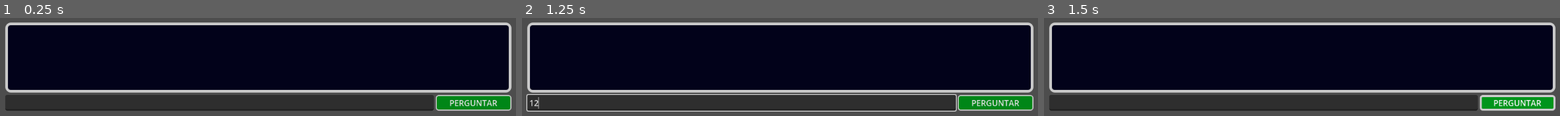
Above: before the commit, frames 1-3 (left to right).
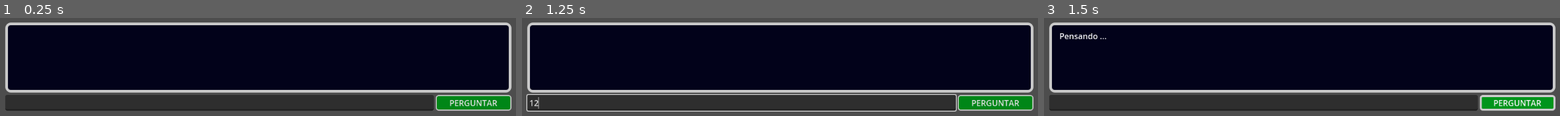
Above: after the commit, the same moments.

Repository: Cafeko/CIN0055-TMI_projeto_individual
Game: Godot game, scene res://Scenes/main.tscn
Same seed, same stepped clock (60 frames per second), same inputs: the game is played once before the commit and once after it.
Inputs (mouse positions are in pixels of both pictures, inside the frame that each line leads up to):
- Up to frame 1 (0.25 s): no input
- Up to frame 2 (1.25 s): click (743, 103) at 0.52 s; type "12" at 0.6 s
- Up to frame 3 (1.5 s): click "PERGUNTAR" at 1.25 s

Frames 1-2 are identical in both runs. In frame 3, 0.3% of the frame differs, in the area x 3-13%, y 15-22%.
Error before the commit: Invalid assignment of property or key 'text' with value of type 'String' on a base object of type 'Nil'. (res://Assets/dialog_box.gd:20)
Error after the commit: Invalid access to property or key 'urls' on a base object of type 'Nil'. (res://Assets/npc_inteligente.gd:77)

Commit message:
NPC_Inteligente - Memoria
Adiciona uma lista de mensagens para guardar o contexto da conversa, lista tem um tamanho limite de mensagens que ele consegue guardar, se passa do limite a pergunta e resposta mais antiga é apagada.

Diff:
--- a/dialogo-npc-inteligente/Assets/dialog_box.tscn
+++ b/dialogo-npc-inteligente/Assets/dialog_box.tscn
@@ -54,7 +54,7 @@
 
 [sub_resource type="StyleBoxEmpty" id="StyleBoxEmpty_coq2e"]
 
-[node name="Dialog_Box" type="Control" node_paths=PackedStringArray("npc_dialog", "player_message")]
+[node name="Dialog_Box" type="Control" node_paths=PackedStringArray("npc_dialog_text_box", "player_message")]
 layout_mode = 3
 anchors_preset = 15
 anchor_right = 1.0
@@ -62,7 +62,7 @@
 grow_horizontal = 2
 grow_vertical = 2
 script = ExtResource("1_cg2eo")
-npc_dialog = NodePath("VBoxContainer/TextBox")
+npc_dialog_text_box = NodePath("VBoxContainer/TextBox")
 player_message = NodePath("VBoxContainer/HBoxContainer/LineEdit")
 
 [node name="VBoxContainer" type="VBoxContainer" parent="."]
--- a/dialogo-npc-inteligente/Assets/npc_inteligente.gd
+++ b/dialogo-npc-inteligente/Assets/npc_inteligente.gd
@@ -1,5 +1,8 @@
 extends Node2D
 class_name NPC_Inteligente
+
+@export var npc_system : String = ""
+@export var message_list_size : int = 25
 
 @onready var http = $HTTPRequest
 
@@ -11,12 +14,37 @@
 var current_request_stage : Request_Stages
 var get_request_url = ""
 
+var mensages_list = []
+
 func _ready():
+	init_message_list()
 	Global.connect_npc_dialog_box.emit(self)
+# ------------------------------------------------------------------------------------------------ #
+# Inicia lista de mensagens com o contexto do sistema.
+func init_message_list():
+	mensages_list = [{"role": "system", "content": npc_system}]
 
+# Adiciona uma nova mensagem a lista de mensagens, removendo as mais antiga caso passe do limite.
+# Remove pergunta e resposta mais antiga para evitar que a IA se confunda.
+func add_new_message(message):
+	if mensages_list.size() > message_list_size + 1:
+		mensages_list.remove_at(1)
+		mensages_list.remove_at(1)
+	mensages_list.append(message)
+
+# Adiciona mensagens que são mandadas pelo usuario.
+func add_user_message(text):
+	var user_message = {"role": "user", "content": text}
+	add_new_message(user_message)
+
+# Adiciona mensagens de resposta da IA (pra guardar o contexto).
+func add_assistant_message(text):
+	var assistant_message = {"role": "assistant", "content": text}
+	add_new_message(assistant_message)
+# ------------------------------------------------------------------------------------------------ #
 # --- Funções de comunicação com IA  ------------------------------------------------------------- #
-# Utiliza API para mandar uma requisição para a IA.
-func _send_to_ai(player_text):
+# Utiliza API para mandar uma requisição com uma lista de mensagens para a IA.
+func _send_to_ai():
 	current_request_stage = Request_Stages.CREATE
 	# URL api:
 	var selected_url = url
@@ -29,13 +57,9 @@
 	var body = {
 		"version": model,
 		"input": {
-			"messages": [
-			#{"role": "system", "content": "Você é um ferreiro rabugento em um mundo medieval."},
-			{"role": "user","content": player_text}
-			#{"role": "assistant", "content": "Já te disse que não vendo espadas baratas."}
-			]
+			"messages": mensages_list
+			}
 		}
-	}
 	# Converte corpo em json:
 	var json = JSON.stringify(body)
 	# Atualiza dialog box para exibir "Pensando ..." enquanto espera uma resposta.
@@ -54,11 +78,13 @@
 		current_request_stage = Request_Stages.POLL
 		await get_tree().create_timer(1.0).timeout
 		_check_result(get_request_url)
+	# Estado de POLL: Recebe o resultado e salva na lista de mensagens.
 	elif current_request_stage == Request_Stages.POLL:
 		if json.has("status") and json["status"] is String and json["status"] == "succeeded":
 			var resposta = ""
 			for t in json["output"]:
 				resposta += t
+			add_assistant_message(resposta)
 			send_text_to_dialog_box(resposta)
 		elif json.has("status") and json["status"] is float and json["status"] == 401.0:
 			print("HTTP 401.0 - Unauthorized (Não Autorizado), indica que a solicitação feita ao \
@@ -78,9 +104,10 @@
 	http.request(consulta_url, headers)
 # ------------------------------------------------------------------------------------------------ #
 # --- Funções de interação com interface --------------------------------------------------------- #
-# Envia texto recebido para a IA.
+# Adiciona texto recebido a lista de mensagens e manda para a IA.
 func send_message_to_ia(text):
-	_send_to_ai(text)
+	add_user_message(text)
+	_send_to_ai()
 
 # Emite sinal enviando texto recebido para a Dialog_Box.
 func send_text_to_dialog_box(text):
